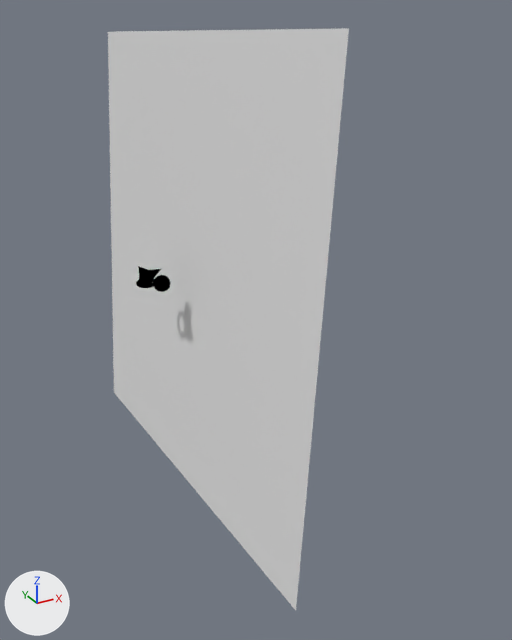
An edit to the Blender file Blender Team/Garrett's work/corruption_animation.blend, drawn before and after from the same camera.
Camera for both pictures: a 50 mm lens placed at (-26.0, -72.0, 28.7), pointed at (10.9, -5.0, -4.8). Lighting does not change. The marker at lower left points along +X, +Y and +Z.

Script lines for the objects in view, before the commit:
```python
mat_material_001 = diffuse_material('Material.001')
mat_material_001.base_color = (0.0, 0.0, 0.0)  # black #000000
me_cube_001 = bpy.data.meshes.new('Cube.001')
me_cube_001.from_pydata([(-1.0, -1.0, -1.0), (0.95, 0.64, -0.03), (-1.0, 1.0, -1.0), (-1.0, 1.0, 1.0), (0.27, 1.28, 0.22), (1.0, -1.0, 1.0), (-0.6, -1.88, -0.59), (0.11, -0.09, 0.48)], [], [(0, 1, 3, 2), (2, 3, 7, 6), (6, 7, 5, 4), (4, 5, 1, 0), (2, 6, 4, 0), (7, 3, 1, 5)])
me_cube_001.materials.append(mat_material_001)  # black #000000
me_plane = bpy.data.meshes.new('Plane')
me_plane.from_pydata([(-1.0, -1.0, 0.0), (1.0, -1.0, 0.0), (-1.0, 1.0, 0.0), (1.0, 1.0, 0.0)], [], [(0, 1, 3, 2)])
ob_cube = bpy.data.objects.new('Cube', me_cube_001)
ob_cube.location = (0.0, 0.0, 1.1)
ob_plane = bpy.data.objects.new('Plane', me_plane)
ob_plane.location = (4.6, 0.0, 0.0)
ob_plane.rotation_euler = (0.346, 1.653, 0.364)  # degrees (20, 95, 21)
ob_plane.scale = (-26.7, -26.7, -26.7)
```
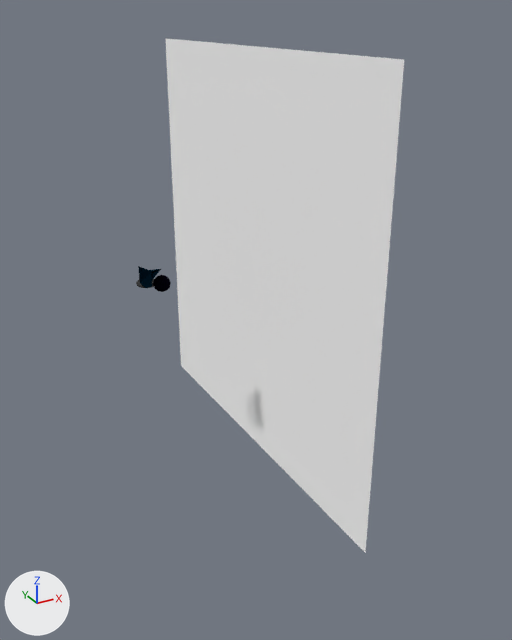
Location of each change, [x1, y1, x2, y2] in pixels of the pictures (512 x 640 px):
'Plane', recoloured, moved, turned, rescaled: before [108, 28, 349, 610]; after [165, 38, 404, 553]
'Cube', recoloured: [138, 266, 161, 288] in both

The change in detail:
Material 'Material.001' (mat_material_001) changes colour from black #000000 to black #00111d; in linear values from (0.0, 0.0, 0.0) to (0.000104, 0.00567, 0.0125).
Material 'Material' (mat_material) is new.
Its base color is (1.0, 1.0, 1.0) (white #ffffff).
me_plane has 4 vertices, 1 face and spans x -1.0..1.0, y -1.0..1.0, z 0.0.
me_plane now uses material mat_material (white #ffffff).
Object 'Plane' (ob_plane) moves from (4.6, 0.0, 0.0) to (13.3, 0.0, 0.0).
Object 'Plane' (ob_plane) turns from (20, 95, 21) to (0, 90, 0) degrees about x, y and z.
Object 'Plane' (ob_plane) is rescaled from (-26.7, -26.7, -26.7) to (25.0, 25.0, 25.0).
